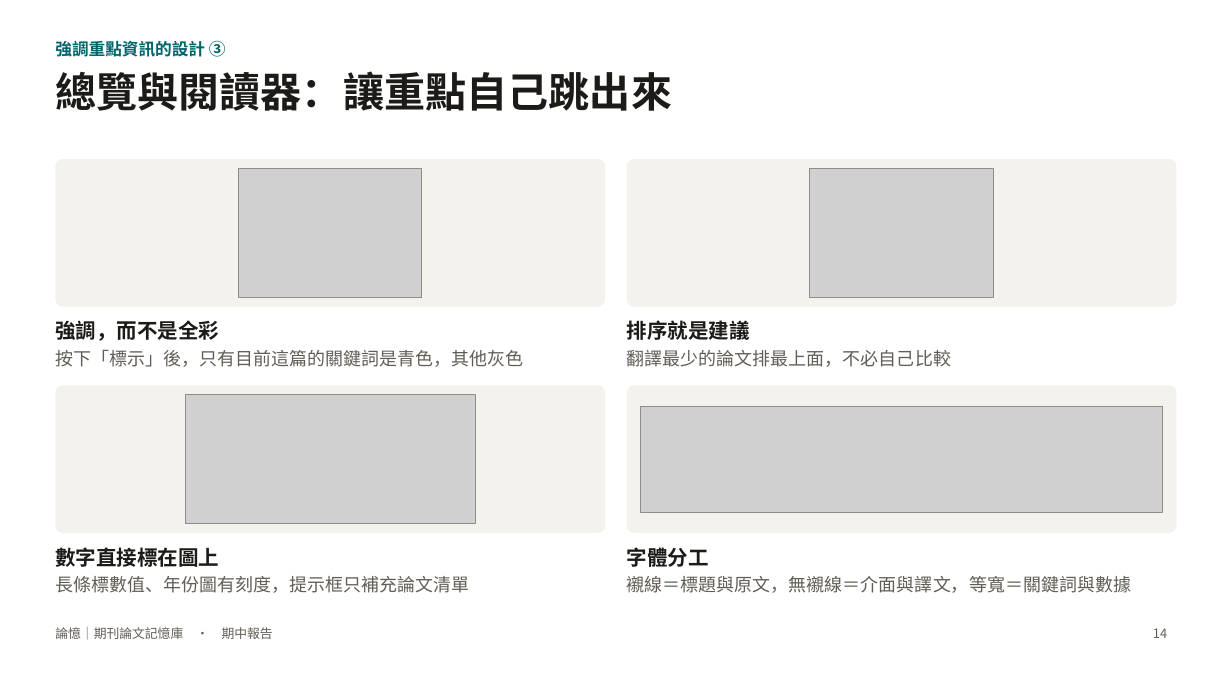
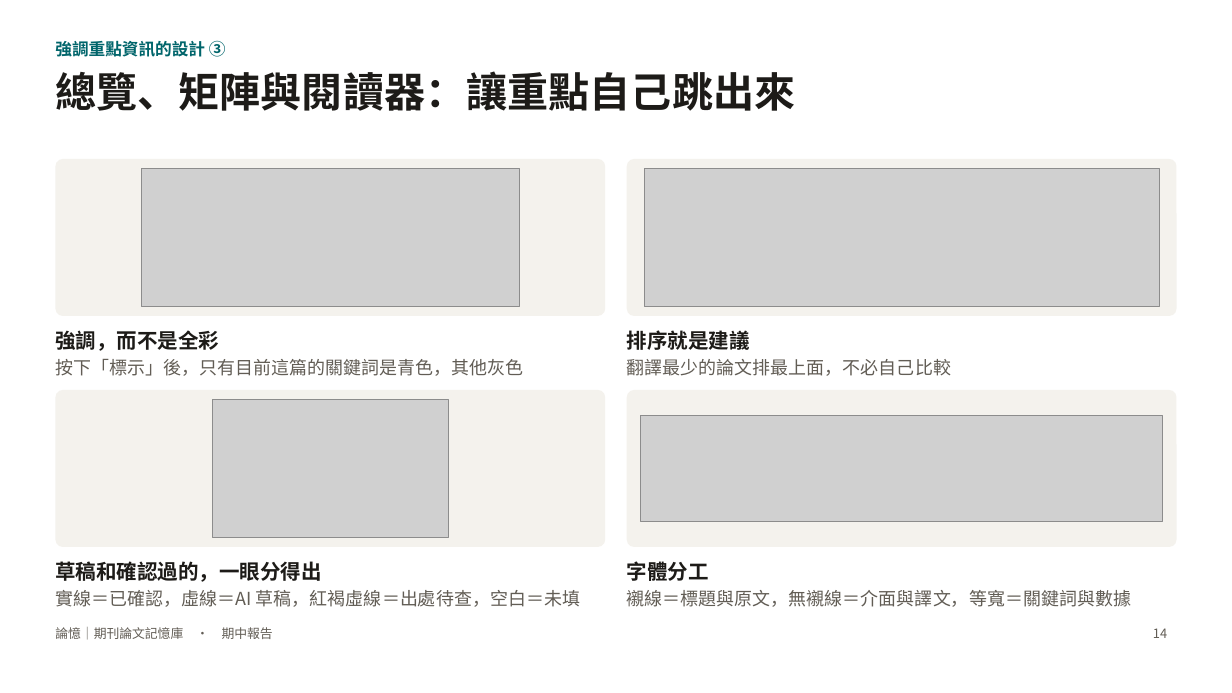
Before and after one commit to charleslin2003-prog/Journal-Article-Memory-Tool, a slide deck: slide 14 of docs/期中報告_論憶.pptx. Drawn at 1232x693 pixels with LibreOffice and Linux fonts; fonts in the diff are those of the drawing; grey boxes stand for pictures. Boxes give left, top, right and bottom in pixels: in the first picture for what was removed or moved away, otherwise in the second. Text is boxed around its words. In the diff, an @@ line names an element or a change of style, - is before the commit and + after.

```diff
--- a/docs/期中報告_論憶.pptx
+++ b/docs/期中報告_論憶.pptx
@@ title at box(55, 71, 795, 111): text changed @@
-總覽與閱讀器：讓重點自己跳出來
+總覽、矩陣與閱讀器：讓重點自己跳出來
@@ rounded rectangle: place and size @@
-rounded rectangle at box(55, 159, 605, 307)
+rounded rectangle at box(55, 159, 605, 316)
@@ picture: place and size @@
-picture at box(238, 168, 421, 298)
+picture at box(141, 168, 519, 307)
@@ rounded rectangle: place and size @@
-rounded rectangle at box(627, 159, 1177, 307)
+rounded rectangle at box(627, 159, 1177, 316)
@@ picture: place and size @@
-picture at box(811, 168, 994, 298)
+picture at box(644, 168, 1159, 307)
@@ rounded rectangle: place and size @@
-rounded rectangle at box(55, 385, 605, 533)
+rounded rectangle at box(55, 390, 605, 547)
@@ picture: place and size @@
-picture at box(185, 395, 475, 524)
+picture at box(213, 399, 448, 538)
@@ proportions changed in 4 elements at box(55, 159, 605, 316), box(627, 159, 1177, 316), box(55, 390, 605, 547), box(627, 390, 1177, 547) @@
@@ rounded rectangle: place and size @@
-rounded rectangle at box(627, 385, 1177, 533)
+rounded rectangle at box(627, 390, 1177, 547)
@@ 4 texts, 1 picture: place and size @@
-4 texts, 1 picture at box(55, 320, 1163, 512)
+4 texts, 1 picture at box(55, 330, 1163, 521)
@@ text at box(55, 561, 321, 582): text changed @@
-數字直接標在圖上
+草稿和確認過的，一眼分得出
@@ text "字體分工": place and size @@
-text "字體分工" at box(627, 547, 709, 567)
+text "字體分工" at box(627, 561, 709, 581)
@@ text at box(55, 590, 580, 607): text changed @@
-長條標數值、年份圖有刻度，提示框只補充論文清單
+實線＝已確認，虛線＝AI 草稿，紅褐虛線＝出處待查，空白＝未填
@@ text "襯線＝標題與原文，無襯線＝介面與譯文，等寬＝關鍵詞與數據": place and size @@
-text "襯線＝標題與原文，無襯線＝介面與譯文，等寬＝關鍵詞與數據" at box(627, 576, 1131, 593)
+text "襯線＝標題與原文，無襯線＝介面與譯文，等寬＝關鍵詞與數據" at box(627, 590, 1131, 607)
```
Also in this commit, not shown: 13 other slides changed, 1 slide added, 1 slide removed, 17 other files.
